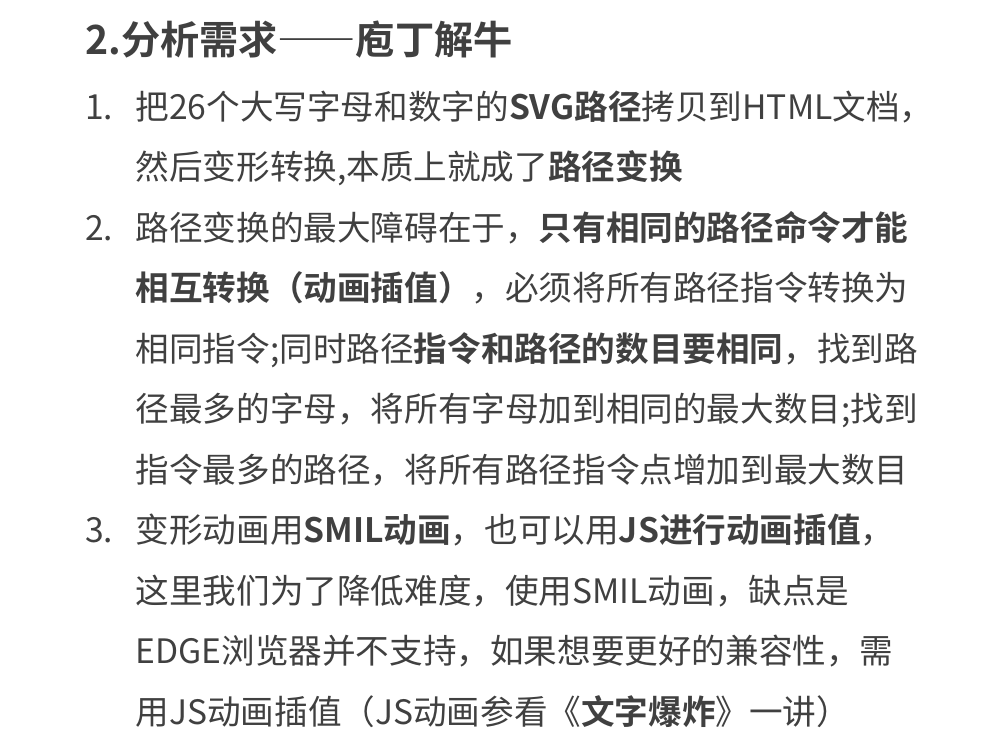
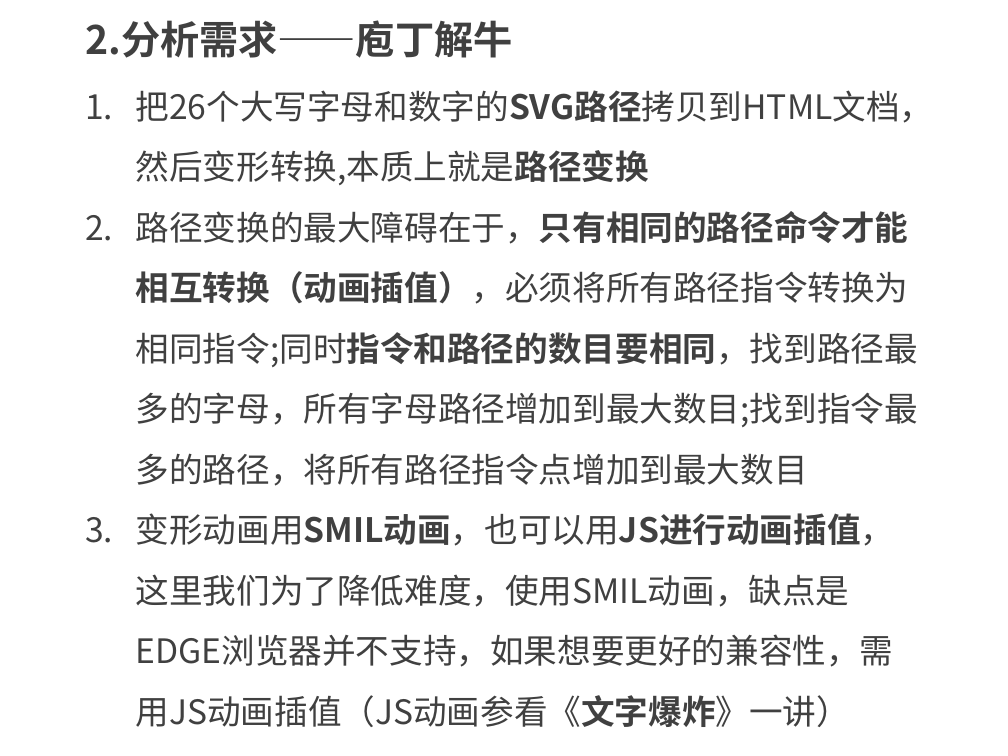
Before and after one commit to kong66/webAni, a slide deck: slide 3 of 21-svg-transform/21.pptx. Drawn at 1008x756 pixels with LibreOffice and Linux fonts; fonts in the diff are those of the drawing. Boxes give left, top, right and bottom in pixels: in the first picture for what was removed or moved away, otherwise in the second. Text is boxed around its words. In the diff, an @@ line names an element or a change of style, - is before the commit and + after.

```diff
--- a/21-svg-transform/21.pptx
+++ b/21-svg-transform/21.pptx
@@ text at (x1=136, y1=90, x2=934, y2=486): text changed @@
-1. 把26个大写字母和数字的SVG路径拷贝到HTML文档，然后变形转换,本质上就成了路径变换
-2. 路径变换的最大障碍在于，只有相同的路径命令才能相互转换（动画插值），必须将所有路径指令转换为相同指令;同时路径指令和路径的数目要相同，找到路径最多的字母，将所有字母加到相同的最大数目;找到指令最多的路径，将所有路径指令点增加到最大数目
+1. 把26个大写字母和数字的SVG路径拷贝到HTML文档，然后变形转换,本质上就是路径变换
+2. 路径变换的最大障碍在于，只有相同的路径命令才能相互转换（动画插值），必须将所有路径指令转换为相同指令;同时指令和路径的数目要相同，找到路径最多的字母，所有字母路径增加到最大数目;找到指令最多的路径，将所有路径指令点增加到最大数目
```
Also in this commit, not shown: 9 other slides changed, 11 slides added, 3 slides removed, 3 other files.
